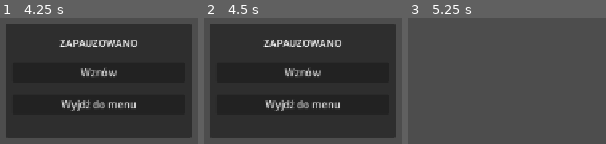
Above: before the commit, frames 1-3 (left to right).
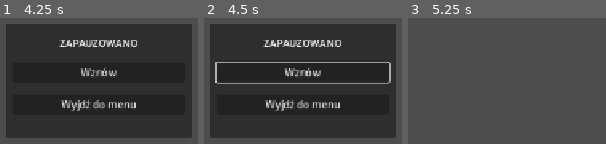
Above: after the commit, the same moments.

Repository: Viikuu/MaskGame
Game: Godot game, scene res://scenes/ui/pause_menu.tscn
Two runs of this game, one before a commit and one after it. Both use one fixed random seed, a clock stepped at 60 frames per second and the inputs below. This scene is started directly instead of the project's main scene.
Inputs:
- Up to frame 1 (4.25 s): tap Enter at 0.5, 2, 3.5 s; hold Up (ui_up) 0.53-1.28 s; hold Right (move_right) 0.53-2.03 s; tap Space at 1.25, 2.75 s; tap Up (ui_up) at 1.35, 1.52, 1.82, 2.85, 3.02, 3.32 s; hold Left (move_left) 2.03-2.78 s; hold Up (ui_up) 2.03-2.78 s; hold Right (move_right) from 2.78 s (still down); hold Up (ui_up) from 3.53 s (still down); tap Escape (ui_cancel) at 4.15 s
- Up to frame 2 (4.5 s): release Right (move_right) at 4.28 s; release Up (ui_up) at 4.28 s; hold Left (move_left) from 4.28 s (still down); tap Up (ui_up) at 4.35 s
- Up to frame 3 (5.25 s): tap Up (ui_up) at 4.52, 4.82 s; release Left (move_left) at 5 s; click "Wznów" at 5 s

Frame 1 is identical in both runs. In frame 2, 1.7% of the frame differs, in the area x 5-95%, y 34-53%; in frame 3, nothing differs.

Commit message:
Add navigation with keys in PauseMenu

Diff:
--- a/scenes/ui/pause_menu.tscn
+++ b/scenes/ui/pause_menu.tscn
@@ -2,7 +2,7 @@
 
 [ext_resource type="Script" uid="uid://bfqmx7lgr7i51" path="res://scripts/ui/pause_menu.gd" id="1_6tw0m"]
 
-[node name="PauseMenu" type="Control"]
+[node name="PauseMenu" type="Control" node_paths=PackedStringArray("first_button")]
 process_mode = 3
 layout_mode = 3
 anchors_preset = 15
@@ -11,6 +11,7 @@
 grow_horizontal = 2
 grow_vertical = 2
 script = ExtResource("1_6tw0m")
+first_button = NodePath("Panel/MarginContainer/VBoxContainer/ResumeButton")
 
 [node name="Panel" type="Panel" parent="."]
 layout_mode = 1
--- a/scripts/ui/base_menu.gd
+++ b/scripts/ui/base_menu.gd
@@ -5,6 +5,7 @@
 
 func _input(event: InputEvent) -> void:
 	if event.is_action_pressed("ui_up") or event.is_action_pressed("ui_down"):
+		print("dupa")
 		if get_viewport().gui_get_focus_owner() == null:
 			first_button.grab_focus()
 			get_viewport().set_input_as_handled()
--- a/scripts/ui/pause_menu.gd
+++ b/scripts/ui/pause_menu.gd
@@ -1,4 +1,4 @@
-extends Control
+extends BaseMenu
 
 
 # Called when the node enters the scene tree for the first time.
@@ -7,6 +7,7 @@
 
 
 func _input(event: InputEvent) -> void:
+	super._input(event)
 	if event.is_action_pressed("ui_cancel"):
 		toggle_pause()
 
